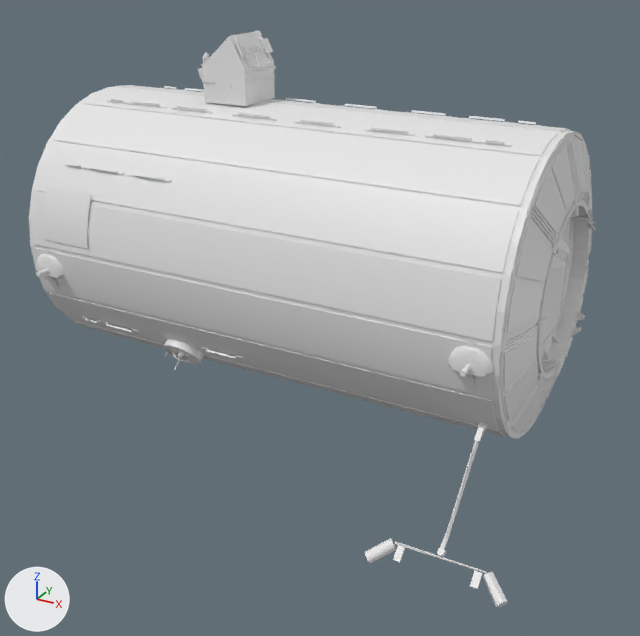
Before and after pictures for a commit that changed the FBX model Mesh/iss_destiny.fbx.
The view is the same before and after, from a 50 mm camera at (4.13, -7.78, 3.26) aimed at (-0.03, -0.21, -0.52). Every picture has the same lights, and +X, +Y and +Z are marked at lower left. Where no turn or scale is listed for an object, it has been applied to the vertices.

The scene before the commit, as lines of its bpy script (objects in view):
```python
ob_antenna = bpy.data.objects.new('antenna', me_lab_ext_007)
ob_antenna.location = (-0.46, 0.03, 0.47)
ob_col_002 = bpy.data.objects.new('col.002', me_cube_002)
ob_col_002.location = (-1.1, 0.04, 1.91)
ob_destiny = bpy.data.objects.new('Destiny', me_cylindre_003)
ob_destiny.location = (0.79, 0.05, 0.18)
ob_handles_001 = bpy.data.objects.new('handles.001', me_lab_ext_006)
ob_handles_001.location = (-0.46, 0.02, 0.47)
ob_oldtrusssupport = bpy.data.objects.new('OldTrussSupport', me_lab_ext_009)
ob_oldtrusssupport.location = (-0.46, 0.02, 0.47)
ob_trussmount = bpy.data.objects.new('TrussMount', me_lab_ext_008)
ob_trussmount.location = (-1.14, 0.05, 1.84)
# also in view: 'Pinces.001' at (2.36, 0.05, 0.17); 'col.001' at (-0.31, 0.05, 0.17)
```
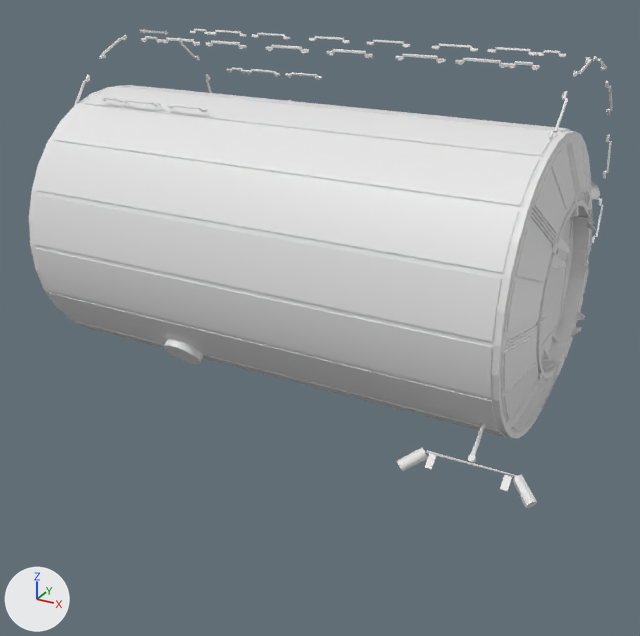
Boxes [x1, y1, x2, y2] around the edits, measured in the pictures (640 x 636 px):
'handles.001', moved: before [32, 86, 591, 443]; after [74, 29, 613, 356]
'col.002', moved (not visible afterwards): before [203, 31, 275, 106]
'antenna', moved: before [364, 441, 508, 608]; after [397, 423, 537, 508]
'TrussMount', moved (not visible afterwards): before [201, 31, 275, 89]
'OldTrussSupport', deleted: before [198, 51, 276, 79]

The change, as a list of edits to the scene's bpy script:
```text
Change ob_col_002:
    ob_col_002.location: (-1.1, 0.04, 1.91) -> (-1.1, 0.65, 1.12)
Remove ob_oldtrusssupport:
    ob_oldtrusssupport = bpy.data.objects.new('OldTrussSupport', me_lab_ext_009)
    ob_oldtrusssupport.location = (-0.46, 0.02, 0.47)
Change ob_trussmount:
    ob_trussmount.location: (-1.14, 0.05, 1.84) -> (-1.14, 0.66, 1.05)
Change ob_handles_001:
    ob_handles_001.location: (-0.46, 0.02, 0.47) -> (-0.46, 0.66, 1.05)
Change ob_antenna:
    ob_antenna.location: (-0.46, 0.03, 0.47) -> (-0.46, 0.66, 1.05)
```
